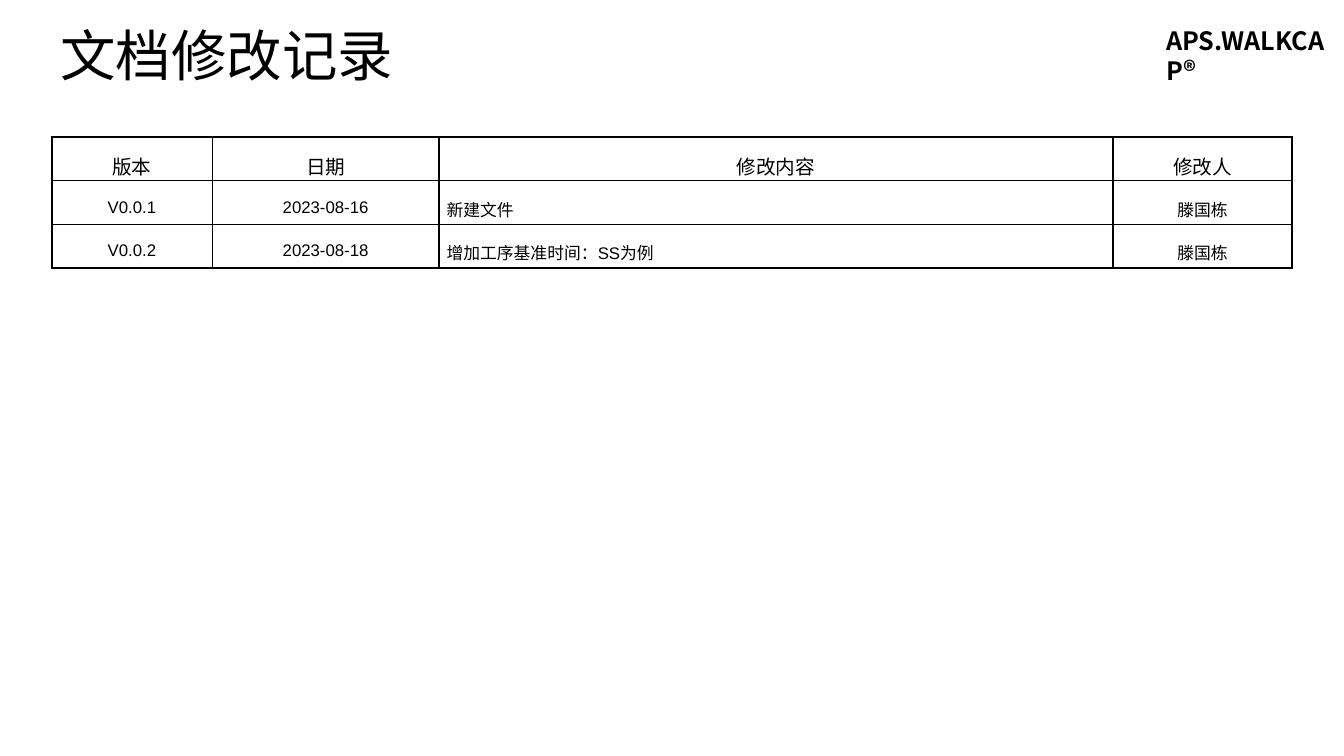
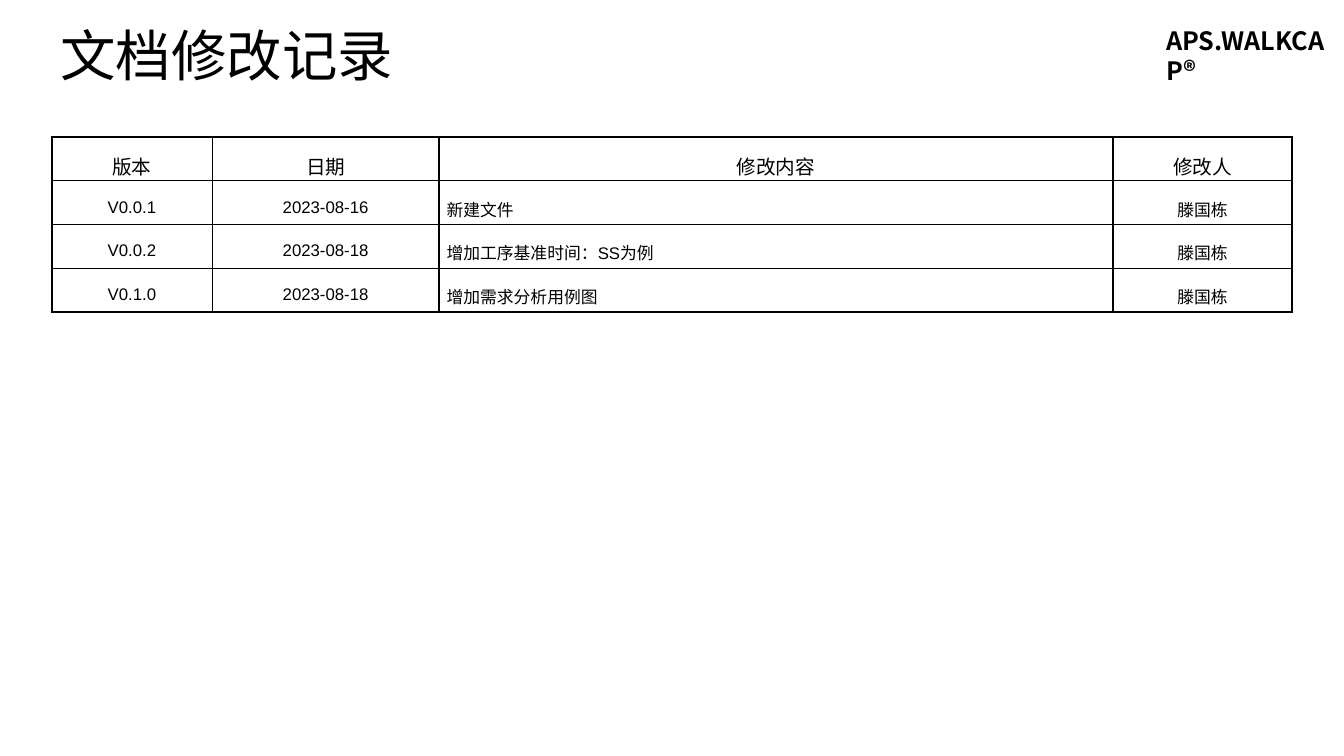
Before and after one commit to walkcap/APS.WALKCAP, a slide deck: slide 13 of WALKCAP-APS-PPT-01-01 APS.WALKCAP®高级计划与排程软件需求分析 第1讲 工艺路线.pptx. Drawn at 1344x756 pixels with LibreOffice and Linux fonts; fonts in the diff are those of the drawing. Boxes give left, top, right and bottom in pixels: in the first picture for what was removed or moved away, otherwise in the second. Text is boxed around its words. In the diff, an @@ line names an element or a change of style, - is before the commit and + after.

Commit message:
<li>《APS.WALKCAP®高级计划与排程软件需求规格书》</li> <p> 文件编号：WALKCAP-APS-SRS-01-01<br> 文件版本：V0.1.3（内部版本号：Ver. 2023081802）<br> 本文档目：系统地阐述APS.WALKCAP®高级计划与排程（Advanced Planning and Scheduling，APS）的软件需求，作为后续APS.WALKCAP®概要设计、软件需求确认测试的依据。<br>
<li>《APS.WALKCAP®高级计划与排程软件需求规格书 第1讲 工艺路线》</li>
<p>
文件编号：WALKCAP-APS-PPT-01-01<br>
文件版本：V0.1.0（内部版本号：Ver. 2023081801）<br>
<br>

```diff
--- a/WALKCAP-APS-PPT-01-01 APS.WALKCAP®高级计划与排程软件需求分析 第1讲 工艺路线.pptx
+++ b/WALKCAP-APS-PPT-01-01 APS.WALKCAP®高级计划与排程软件需求分析 第1讲 工艺路线.pptx
@@ table at bbox=[51, 137, 1293, 312] @@
+row 4: V0.1.0 | 2023-08-18 | 增加需求分析用例图 | 滕国栋
```
Also in this commit, not shown: 9 other slides changed, 2 slides added, 2 slides removed, 2 other files.
